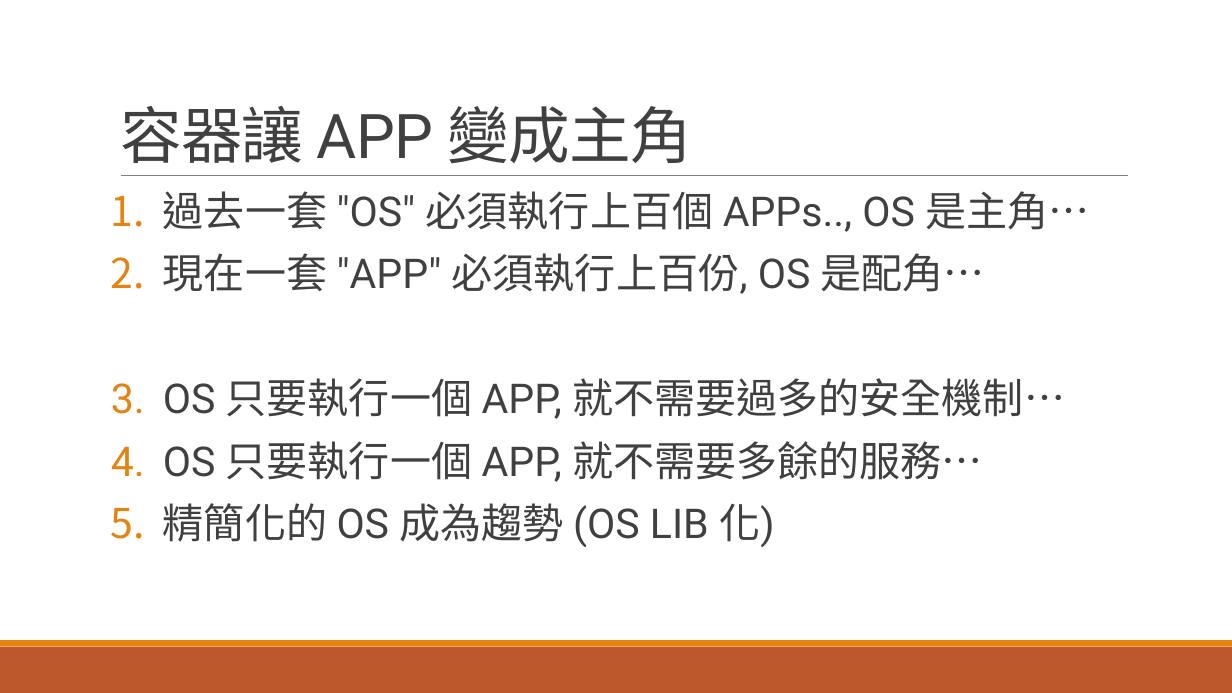
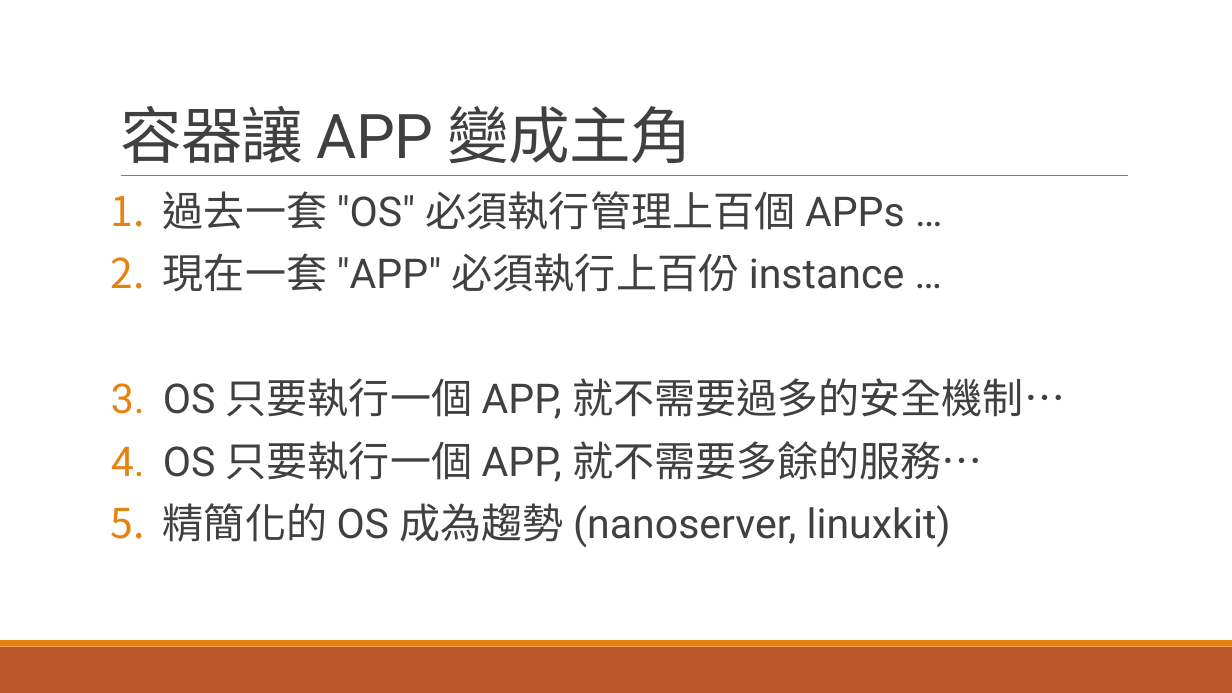
Before and after one commit to andrew0928/Meetup, a slide deck: slide 25 of 20170916.ContainerDrivenDevelop/slides.pptx. Drawn at 1232x693 pixels with LibreOffice and Linux fonts; fonts in the diff are those of the drawing. Boxes give left, top, right and bottom in pixels: in the first picture for what was removed or moved away, otherwise in the second. Text is boxed around its words. In the diff, an @@ line names an element or a change of style, - is before the commit and + after.

```diff
--- a/20170916.ContainerDrivenDevelop/slides.pptx
+++ b/20170916.ContainerDrivenDevelop/slides.pptx
@@ text at bbox=[163, 191, 905, 292]: text changed @@
-1. 過去一套 "OS" 必須執行上百個 APPs.., OS 是主角…
-2. 現在一套 "APP" 必須執行上百份, OS 是配角…
+1. 過去一套 "OS" 必須執行管理上百個 APPs …
+2. 現在一套 "APP" 必須執行上百份 instance …
@@ text at bbox=[163, 503, 951, 547]: text changed @@
-5. 精簡化的 OS 成為趨勢 (OS LIB 化)
+5. 精簡化的 OS 成為趨勢 (nanoserver, linuxkit)
```
Also in this commit, not shown: 10 other slides changed, 2 slides added, 5 slides removed, 2 other files.
